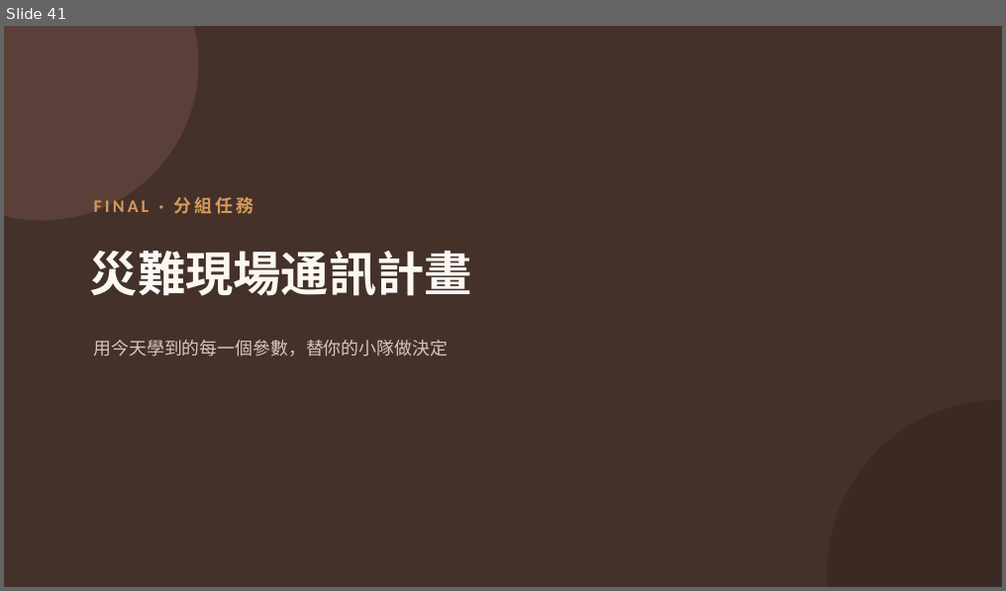
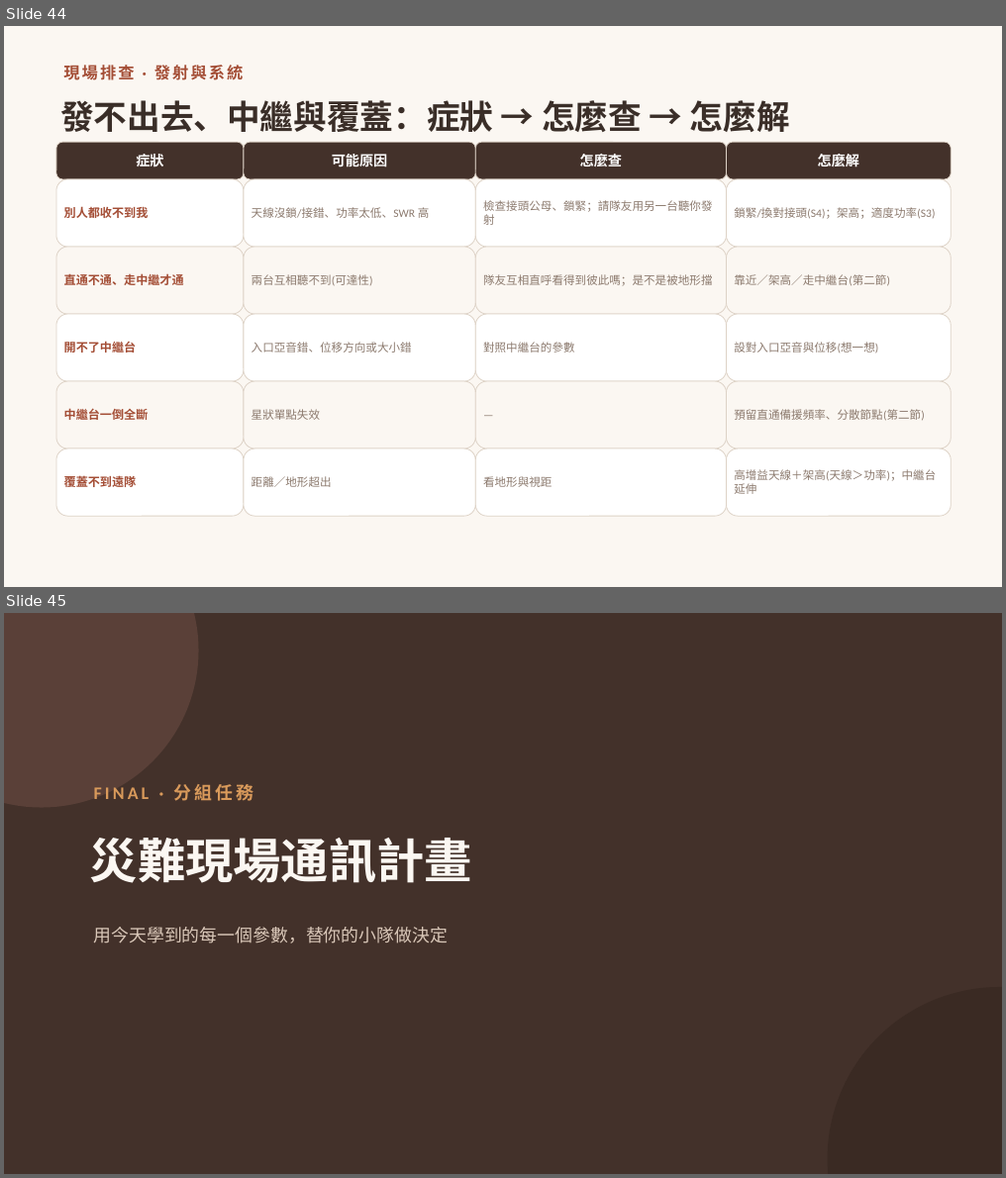
Before and after one commit to winson3QQ/Radio-Advanced, a slide deck: 投影片/進階無線電_課程投影片.pptx. Shown one above the other, each under a label of ours: slide 41 before the commit, slides 44 and 45 after it. The pictures are 1006x591 and 1006x1178 pixels, drawn with LibreOffice and Linux fonts; fonts in the diff are those of the drawing. Boxes give left, top, right and bottom in pixels: in the first picture for what was removed or moved away, otherwise in the second. Text is boxed around its words. In the diff, an @@ line names an element or a change of style, - is before the commit and + after.

```diff
--- a/投影片/進階無線電_課程投影片.pptx
+++ b/投影片/進階無線電_課程投影片.pptx
@@ slide 44 added at [4,26,1002,587], background #FBF7F2 @@
@@ text added at [63,65,244,80], 15.5 pt, text #A44E36, bold @@
+現場排查 · 發射與系統
@@ text added at [60,100,790,132], 32 pt, text #3A2E28, bold @@
+發不出去、中繼與覆蓋：症狀 → 怎麼查 → 怎麼解
@@ rounded rectangle added at [56,142,244,179], fill #43312A, outline #DDD2C6 0.75 pt, 13.5 pt, text #FFFFFF, bold @@
+症狀
@@ rounded rectangle added at [244,142,475,179], fill #43312A, outline #DDD2C6 0.75 pt, 13.5 pt, text #FFFFFF, bold @@
+可能原因
@@ rounded rectangle added at [475,142,727,179], fill #43312A, outline #DDD2C6 0.75 pt, 13.5 pt, text #FFFFFF, bold @@
+怎麼查
@@ rounded rectangle added at [727,142,951,179], fill #43312A, outline #DDD2C6 0.75 pt, 13.5 pt, text #FFFFFF, bold @@
+怎麼解
@@ rounded rectangle added at [56,179,244,247], fill #FFFFFF, outline #DDD2C6 0.75 pt, 11.5 pt, text #A44E36, bold @@
+別人都收不到我
@@ rounded rectangle added at [244,179,475,247], fill #FFFFFF, outline #DDD2C6 0.75 pt, 11 pt, text #8C7A6E @@
+天線沒鎖/接錯、功率太低、SWR 高
@@ rounded rectangle added at [475,179,727,247], fill #FFFFFF, outline #DDD2C6 0.75 pt, 11 pt, text #8C7A6E @@
+檢查接頭公母、鎖緊；請隊友用另一台聽你發射
@@ rounded rectangle added at [727,179,951,247], fill #FFFFFF, outline #DDD2C6 0.75 pt, 11 pt, text #8C7A6E @@
+鎖緊/換對接頭(S4)；架高；適度功率(S3)
@@ rounded rectangle added at [56,247,244,314], fill #FBF7F2, outline #DDD2C6 0.75 pt, 11.5 pt, text #A44E36, bold @@
+直通不通、走中繼才通
@@ rounded rectangle added at [244,247,475,314], fill #FBF7F2, outline #DDD2C6 0.75 pt, 11 pt, text #8C7A6E @@
+兩台互相聽不到(可達性)
@@ rounded rectangle added at [475,247,727,314], fill #FBF7F2, outline #DDD2C6 0.75 pt, 11 pt, text #8C7A6E @@
+隊友互相直呼看得到彼此嗎；是不是被地形擋
@@ rounded rectangle added at [727,247,951,314], fill #FBF7F2, outline #DDD2C6 0.75 pt, 11 pt, text #8C7A6E @@
+靠近／架高／走中繼台(第二節)
@@ rounded rectangle added at [56,314,244,381], fill #FFFFFF, outline #DDD2C6 0.75 pt, 11.5 pt, text #A44E36, bold @@
+開不了中繼台
@@ rounded rectangle added at [244,314,475,381], fill #FFFFFF, outline #DDD2C6 0.75 pt, 11 pt, text #8C7A6E @@
+入口亞音錯、位移方向或大小錯
@@ rounded rectangle added at [475,314,727,381], fill #FFFFFF, outline #DDD2C6 0.75 pt, 11 pt, text #8C7A6E @@
+對照中繼台的參數
@@ rounded rectangle added at [727,314,951,381], fill #FFFFFF, outline #DDD2C6 0.75 pt, 11 pt, text #8C7A6E @@
+設對入口亞音與位移(想一想)
@@ rounded rectangle added at [56,381,244,449], fill #FBF7F2, outline #DDD2C6 0.75 pt, 11.5 pt, text #A44E36, bold @@
+中繼台一倒全斷
@@ rounded rectangle added at [244,381,475,449], fill #FBF7F2, outline #DDD2C6 0.75 pt, 11 pt, text #8C7A6E @@
+星狀單點失效
@@ rounded rectangle added at [475,381,727,449], fill #FBF7F2, outline #DDD2C6 0.75 pt, 11 pt, text #8C7A6E @@
+—
@@ rounded rectangle added at [727,381,951,449], fill #FBF7F2, outline #DDD2C6 0.75 pt, 11 pt, text #8C7A6E @@
+預留直通備援頻率、分散節點(第二節)
@@ rounded rectangle added at [56,449,244,516], fill #FFFFFF, outline #DDD2C6 0.75 pt, 11.5 pt, text #A44E36, bold @@
+覆蓋不到遠隊
@@ rounded rectangle added at [244,449,475,516], fill #FFFFFF, outline #DDD2C6 0.75 pt, 11 pt, text #8C7A6E @@
+距離／地形超出
@@ rounded rectangle added at [475,449,727,516], fill #FFFFFF, outline #DDD2C6 0.75 pt, 11 pt, text #8C7A6E @@
+看地形與視距
@@ rounded rectangle added at [727,449,951,516], fill #FFFFFF, outline #DDD2C6 0.75 pt, 11 pt, text #8C7A6E @@
+高增益天線＋架高(天線＞功率)；中繼台延伸
@@ what was slide 41 is now slide 45 @@
```
Also in this commit, not shown: 1 slide changed, 3 other slides added.
